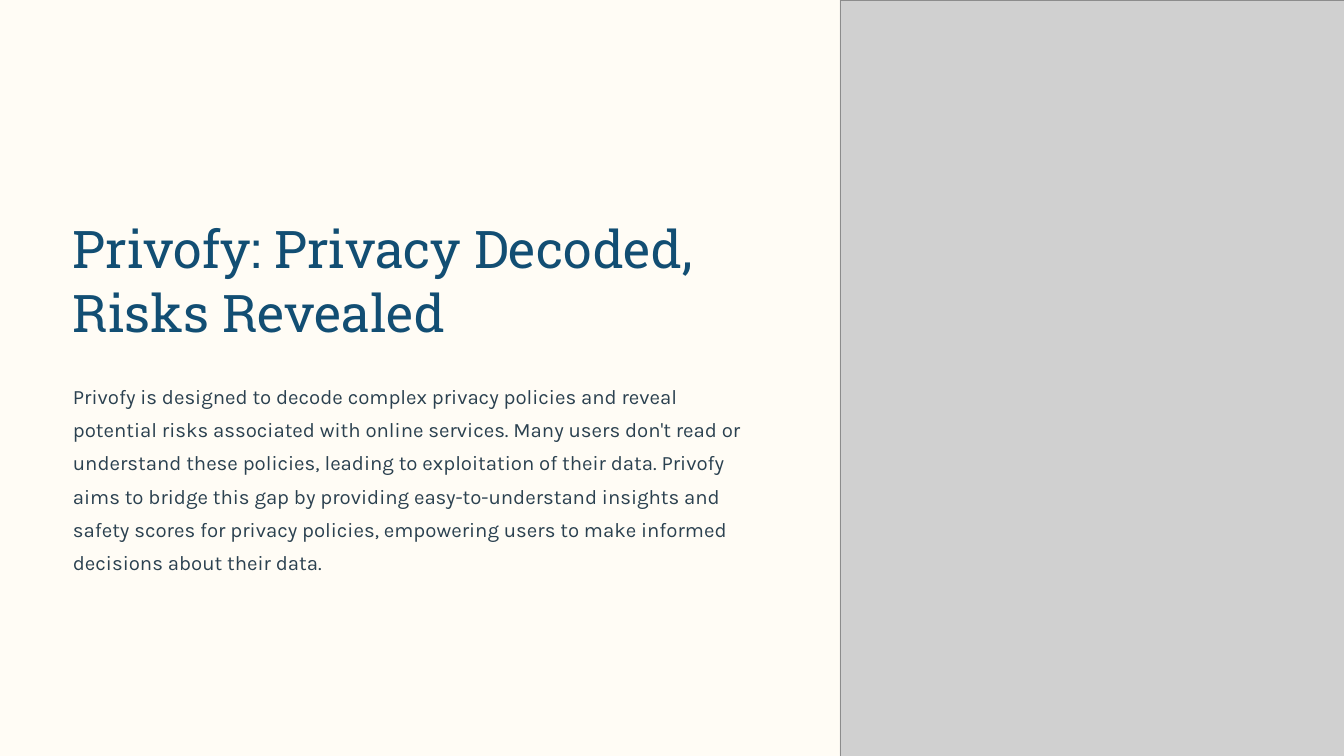
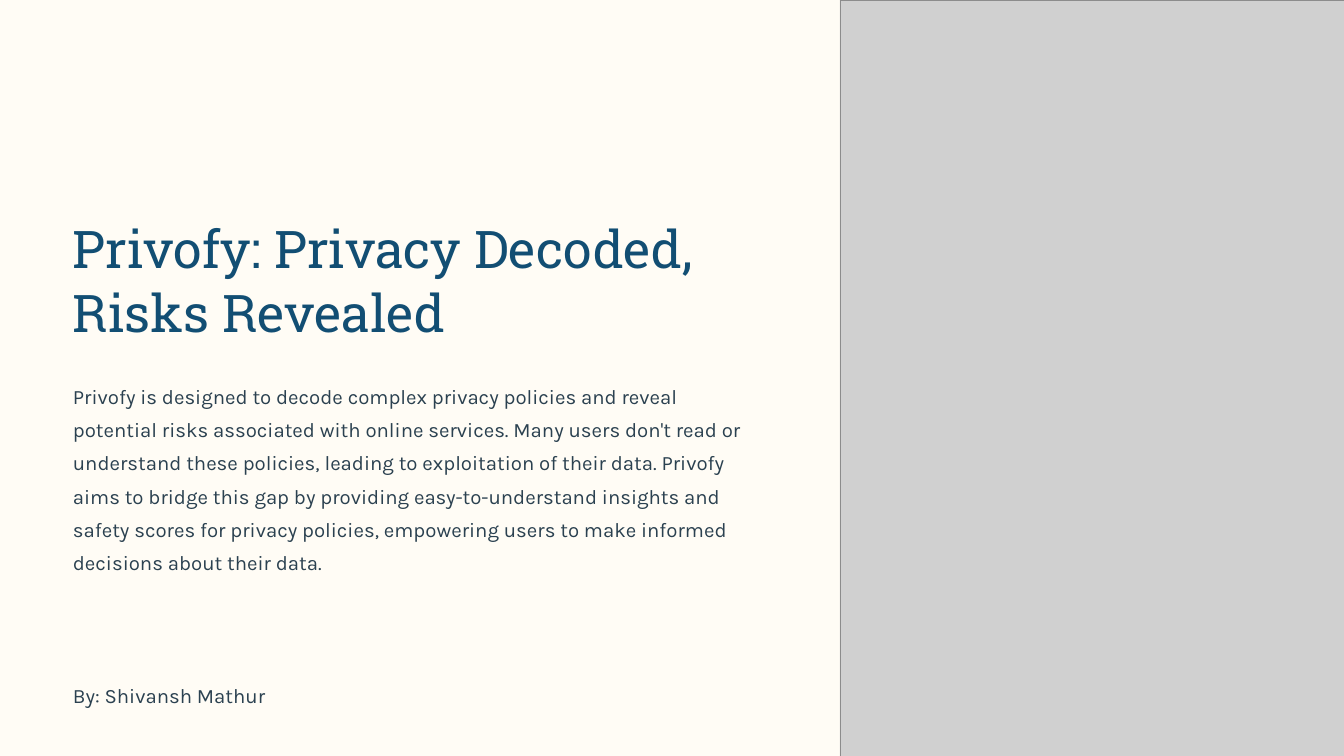
Before and after one commit to ShivanshCoding36/Privofy, a slide deck: slide 1 of Privofy.pptx. Drawn at 1344x756 pixels with LibreOffice and Linux fonts; fonts in the diff are those of the drawing; grey boxes stand for pictures; background and template pictures are left out. Boxes give left, top, right and bottom in pixels: in the first picture for what was removed or moved away, otherwise in the second. Text is boxed around its words. In the diff, an @@ line names an element or a change of style, - is before the commit and + after.

```diff
--- a/Privofy.pptx
+++ b/Privofy.pptx
@@ text at [73, 689, 265, 708]: paragraph added @@
+By: Shivansh Mathur
```
Also in this commit, not shown: 3 other slides changed, 1 slide added, 2 slides removed.
